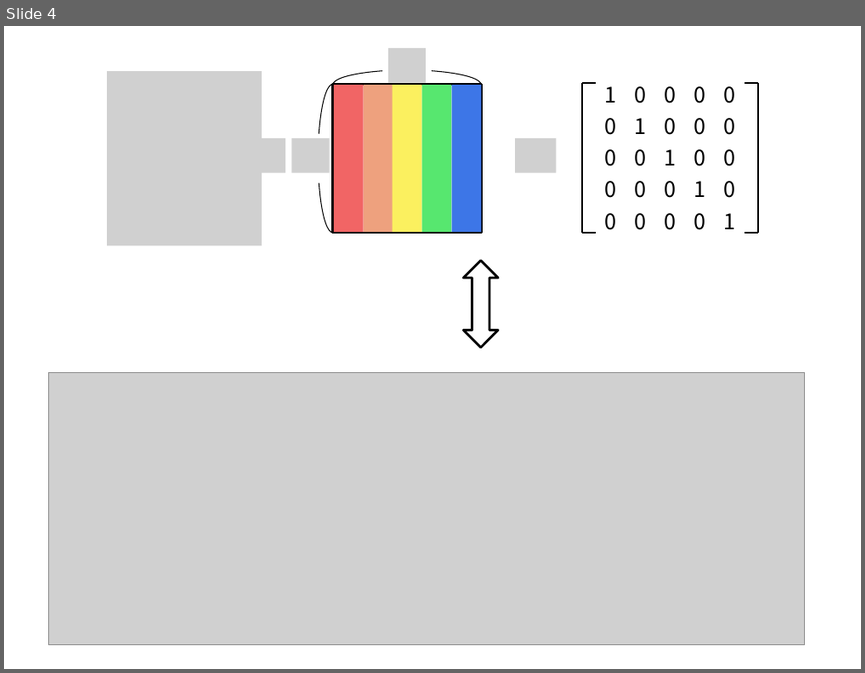
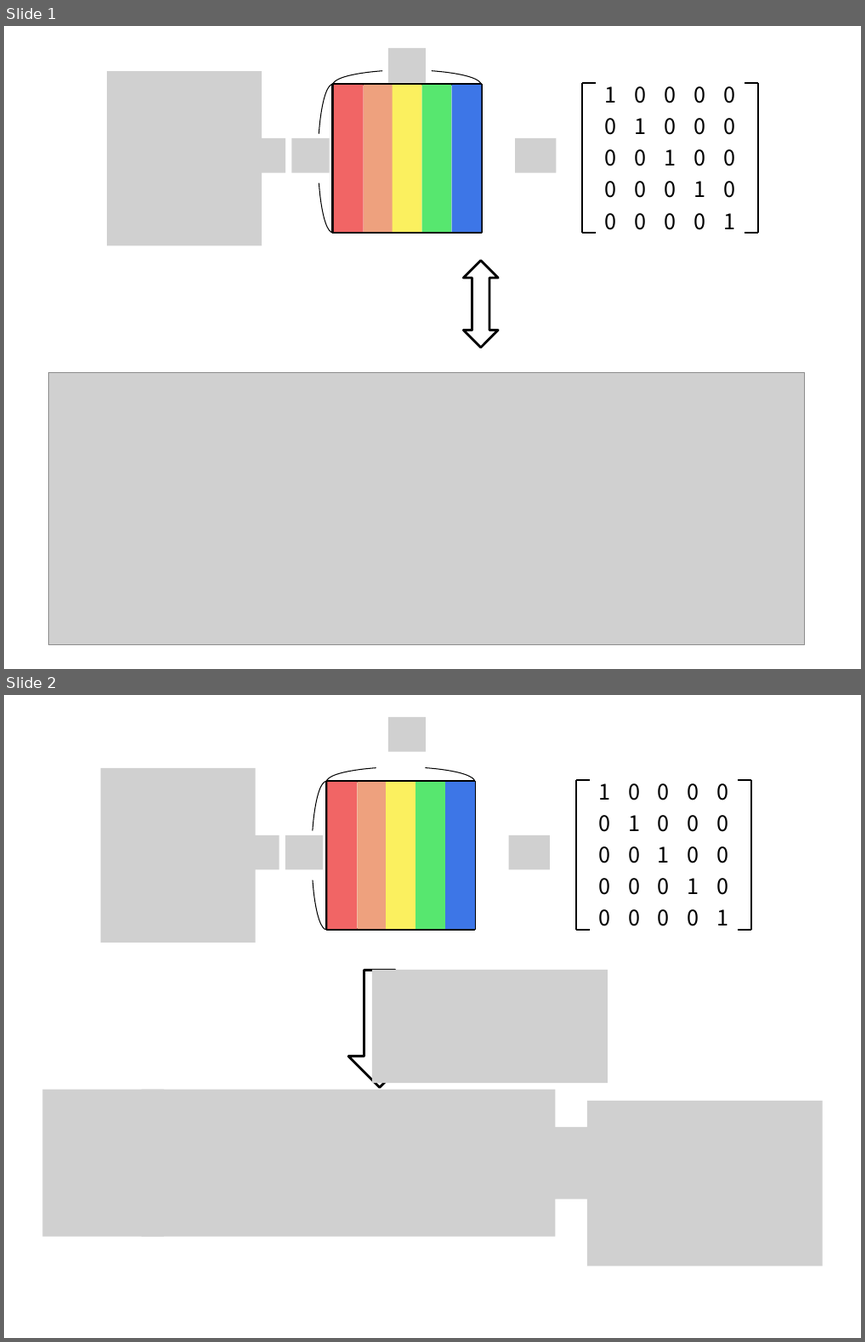
Before and after one commit to answeredbyablemind/answeredbyablemind.github.io, a slide deck: pics/2021-06-09-Greens_function/pics.pptx. Shown one above the other, each under a label of ours: slide 4 before the commit, slides 1 and 2 after it. The pictures are 865x673 and 865x1342 pixels, drawn with LibreOffice and Linux fonts; fonts in the diff are those of the drawing; grey boxes stand for pictures; background and template pictures are left out. Boxes give left, top, right and bottom in pixels: in the first picture for what was removed or moved away, otherwise in the second. Text is boxed around its words. In the diff, an @@ line names an element or a change of style, - is before the commit and + after.

```diff
--- a/pics/2021-06-09-Greens_function/pics.pptx
+++ b/pics/2021-06-09-Greens_function/pics.pptx
@@ slide 2 added at bbox=[4, 695, 861, 1338], background #FFFFFF @@
@@ picture added at bbox=[388, 717, 426, 752] @@
@@ group added at bbox=[42, 767, 823, 1265]: 25 texts, 10 pictures, 6 rectangles, 6 lines, 4 arc (boxed as its full ellipse)s, 1 right arrow @@
+1
+0
+0
+0
+0
+0
+1
+0
+0
+0
+0
+0
+1
+0
+0
+0
+0
+0
+1
+0
+0
+0
+0
+0
+1
@@ what was slide 4 is now slide 1 @@
```
Also in this commit, not shown: 2 other files.
